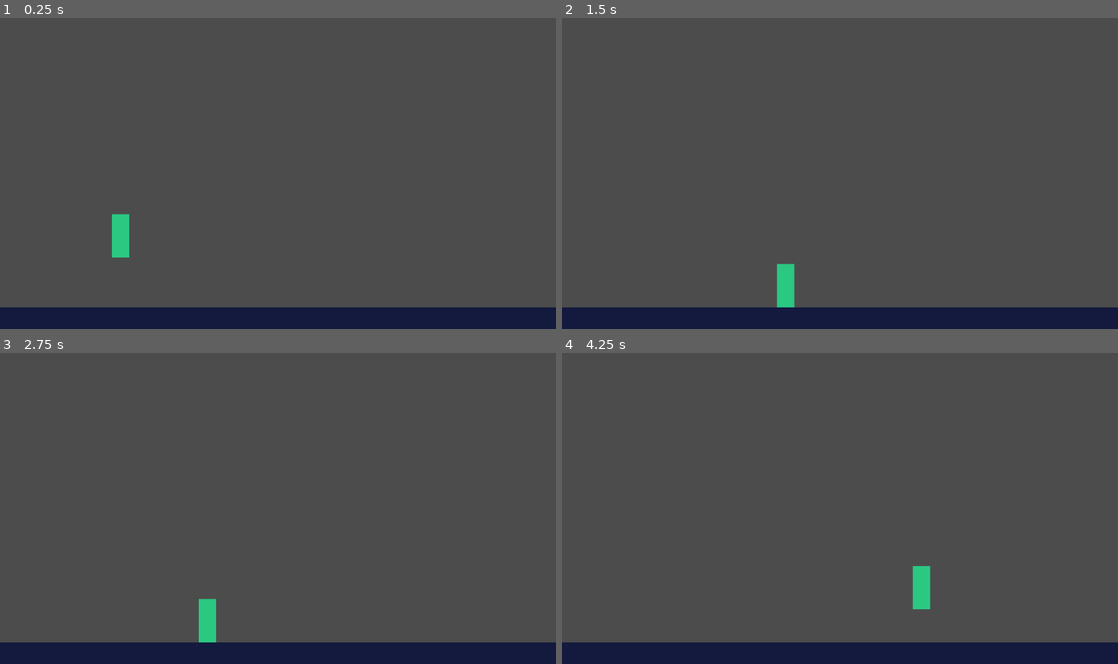
Above: before the commit, frames 1-4 (two rows, left to right).
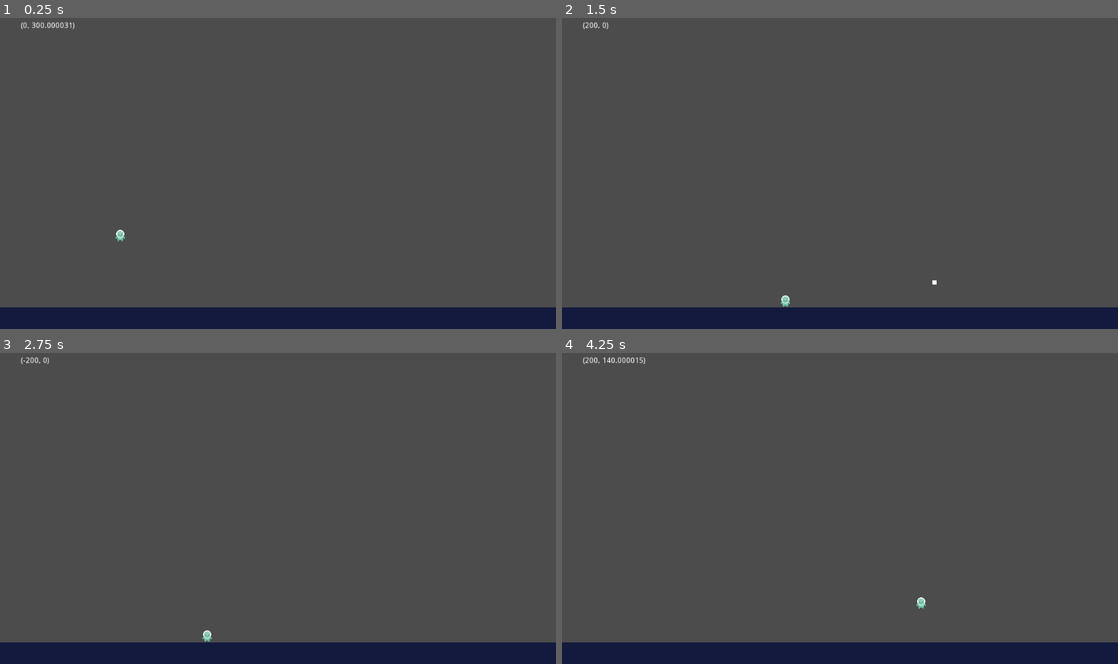
Above: after the commit, the same moments.

Repository: wilPoly/slug
Game: Godot game, scene res://levels/TestLevel.tscn
Two runs of this game, one before a commit and one after it. Both use one fixed random seed, a clock stepped at 60 frames per second and the inputs below.
Inputs (mouse positions are in pixels of both pictures, inside the frame that each line leads up to):
- Up to frame 1 (0.25 s): no input
- Up to frame 2 (1.5 s): move the mouse to (962, 151) at 0.52 s; press the mouse at (962, 151) at 0.53 s; hold D (right) from 0.53 s (still down); tap Space (jump) at 0.77 s; move the mouse to (728, 182) at 1.27 s; release the mouse at (728, 182) at 1.28 s; click (728, 182) at 1.35 s
- Up to frame 3 (2.75 s): tap Space (jump) at 1.52 s; move the mouse to (333, 430) at 2.02 s; release D (right) at 2.03 s; press the mouse at (333, 430) at 2.03 s; hold Q (left) from 2.03 s (still down)
- Up to frame 4 (4.25 s): move the mouse to (812, 567) at 2.77 s; release Q (left) at 2.78 s; release the mouse at (812, 567) at 2.78 s; hold D (right) from 2.78 s (still down); click (812, 567) at 2.85 s; tap Space (jump) at 3.02, 3.77 s; move the mouse to (1006, 548) at 3.52 s; press the mouse at (1006, 548) at 3.53 s

The runs differ from the first frame. In frame 1, 0.5% of the frame differs, in the area x 3-24%, y 1-78%; in frame 2, 0.5%; in frame 3, 0.5%; in frame 4, 0.6%, in the area x 3-67%, y 1-83%.

Commit message:
Add shoot from left to right
Need to fix bullet

Diff:
--- a/entities/Player.gd
+++ b/entities/Player.gd
@@ -2,36 +2,49 @@
 
 var Bullet: = preload("res://objects/Bullet.tscn")
 
-export (int) var speed: = 200
+signal direction # DEBUG
+
+export (int) var player_speed: = 200
 export (int) var jump_speed: = -400
 export (int) var gravity: = 1200
 
 var velocity: = Vector2()
 var jumping: = false
 
+
 func _physics_process(delta: float) -> void:
 	# Gravity
 	velocity.y += gravity * delta
 	# Movement dir
 	get_input()
+	if velocity.x != 0:
+		$RayCast2D.cast_to = velocity
 	if jumping and is_on_floor():
 		jumping = false
 
 	velocity = move_and_slide(velocity, Vector2(0, -1))
+	# DEBUG - Broadcast direction
+	emit_signal("direction", velocity)
 
 
 func get_input() -> void:
 	#var direction: = Vector2()
 	# Left-Right
-	velocity.x = (Input.get_action_strength("right") - Input.get_action_strength("left")) * speed
+	velocity.x = (Input.get_action_strength("right") - Input.get_action_strength("left")) * player_speed
 	# Jump
 	if Input.is_action_pressed("jump") and is_on_floor():
 		jumping = true
 		velocity.y = jump_speed
 	# Shoot
-	if Input.is_action_pressed("shoot"):
+	if Input.is_action_just_pressed("shoot"):
 		shoot()
 
 
-func shoot() -> String:
-	return "shooting"
+func get_direction() -> void:
+	pass
+
+
+func shoot() -> void:
+	var b = Bullet.instance()
+	b.start($Muzzle.global_position)
+	get_parent().add_child(b)
--- a/entities/Player.tscn
+++ b/entities/Player.tscn
@@ -1,18 +1,29 @@
-[gd_scene load_steps=3 format=2]
+[gd_scene load_steps=4 format=2]
 
 [ext_resource path="res://entities/Player.gd" type="Script" id=1]
+[ext_resource path="res://assets/spritesheet.png" type="Texture" id=2]
 
 [sub_resource type="RectangleShape2D" id=1]
-extents = Vector2( 16, 40 )
+extents = Vector2( 9, 11 )
 
 [node name="Player" type="KinematicBody2D"]
+collision_layer = 2
+collision_mask = 5
 script = ExtResource( 1 )
-
-[node name="Polygon2D" type="Polygon2D" parent="."]
-position = Vector2( 0, 40 )
-scale = Vector2( 1, 2.5 )
-color = Color( 0.172549, 0.788235, 0.513726, 1 )
-polygon = PoolVector2Array( -16, 0, 16, 0, 16, -32, -16, -32 )
 
 [node name="CollisionShape2D" type="CollisionShape2D" parent="."]
 shape = SubResource( 1 )
+
+[node name="RayCast2D" type="RayCast2D" parent="."]
+visible = false
+enabled = true
+cast_to = Vector2( 20, 0 )
+collision_mask = 13
+
+[node name="Muzzle" type="Position2D" parent="."]
+position = Vector2( 9, 0 )
+
+[node name="Sprite" type="Sprite" parent="."]
+texture = ExtResource( 2 )
+region_enabled = true
+region_rect = Rect2( 441, 2, 17, 21 )
--- /dev/null
+++ b/levels/TestLevel.gd
@@ -0,0 +1,6 @@
+extends Node2D
+
+
+
+func _on_Player_direction(velocity) -> void:
+	$Label.text = str(velocity)
--- a/levels/TestLevel.tscn
+++ b/levels/TestLevel.tscn
@@ -1,7 +1,8 @@
-[gd_scene load_steps=6 format=2]
+[gd_scene load_steps=7 format=2]
 
 [ext_resource path="res://entities/Player.tscn" type="PackedScene" id=1]
 [ext_resource path="res://assets/tileset.png" type="Texture" id=2]
+[ext_resource path="res://levels/TestLevel.gd" type="Script" id=3]
 
 [sub_resource type="ConvexPolygonShape2D" id=1]
 points = PoolVector2Array( 0, 0, 80, 0, 80, 80, 0, 80 )
@@ -44,6 +45,7 @@
 1/z_index = 0
 
 [node name="TestLevel" type="Node2D"]
+script = ExtResource( 3 )
 
 [node name="TileMap" type="TileMap" parent="."]
 tile_set = SubResource( 3 )
@@ -53,3 +55,13 @@
 
 [node name="Player" parent="." instance=ExtResource( 1 )]
 position = Vector2( 222, 388 )
+
+[node name="Label" type="Label" parent="."]
+margin_left = 38.0
+margin_top = 33.0
+margin_right = 78.0
+margin_bottom = 47.0
+__meta__ = {
+"_edit_use_anchors_": false
+}
+[connection signal="direction" from="Player" to="." method="_on_Player_direction"]
--- a/objects/Bullet.gd
+++ b/objects/Bullet.gd
@@ -1,8 +1,21 @@
 extends KinematicBody2D
 
-export (int) var speed: = 200
+export (int) var speed: = 0 # ????
 var velocity: = Vector2()
 
+
+func start(pos):
+	position = pos
+	velocity = Vector2(speed, 0)
+
+
 func _physics_process(delta: float) -> void:
-	velocity.x += speed * delta
-	move_and_collide(velocity)
+#	velocity.x += speed
+	move_and_collide(velocity * speed * delta)
+
+
+#func _process(delta: float) -> void:
+#	print(velocity * speed * delta)
+
+func _on_screen_exited() -> void:
+	queue_free()
--- a/objects/Bullet.tscn
+++ b/objects/Bullet.tscn
@@ -7,7 +7,7 @@
 
 [node name="Bullet" type="KinematicBody2D"]
 collision_layer = 8
-collision_mask = 7
+collision_mask = 5
 script = ExtResource( 1 )
 speed = 50
 
@@ -17,3 +17,9 @@
 
 [node name="CollisionShape2D" type="CollisionShape2D" parent="."]
 shape = SubResource( 1 )
+disabled = true
+
+[node name="VisibilityNotifier2D" type="VisibilityNotifier2D" parent="."]
+position = Vector2( 1.86265e-09, -1.86265e-09 )
+scale = Vector2( 0.4, 0.4 )
+[connection signal="screen_exited" from="VisibilityNotifier2D" to="." method="_on_screen_exited"]
--- a/project.godot
+++ b/project.godot
@@ -63,4 +63,5 @@
 
 [rendering]
 
+quality/2d/use_pixel_snap=true
 environment/default_environment="res://default_env.tres"
Binary file added: assets/spritesheet.png
Not shown, added: assets/spritesheet.png.import
